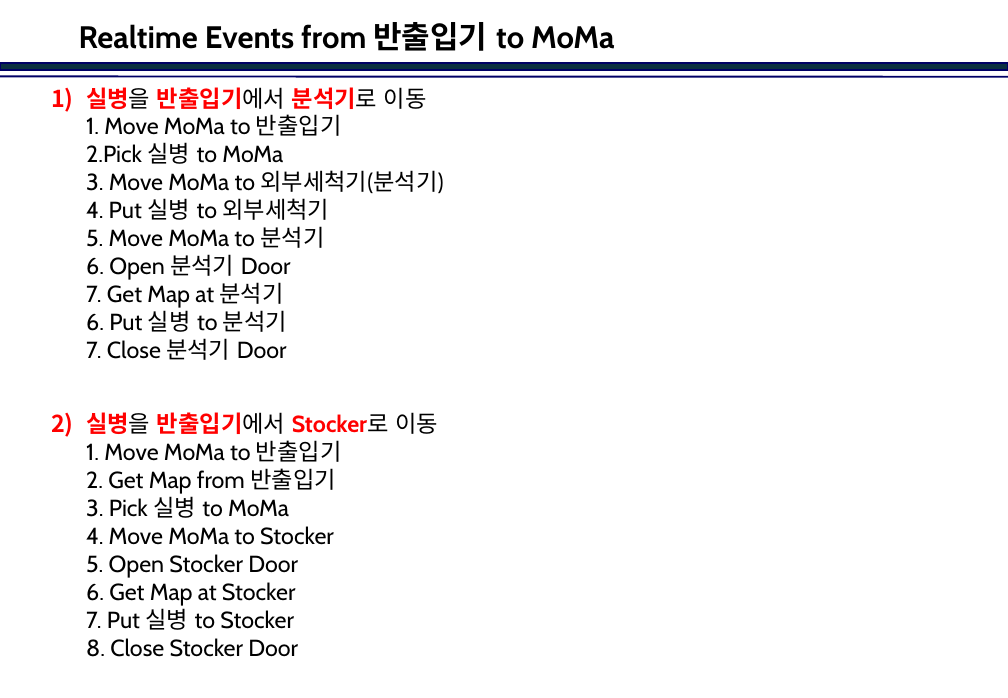
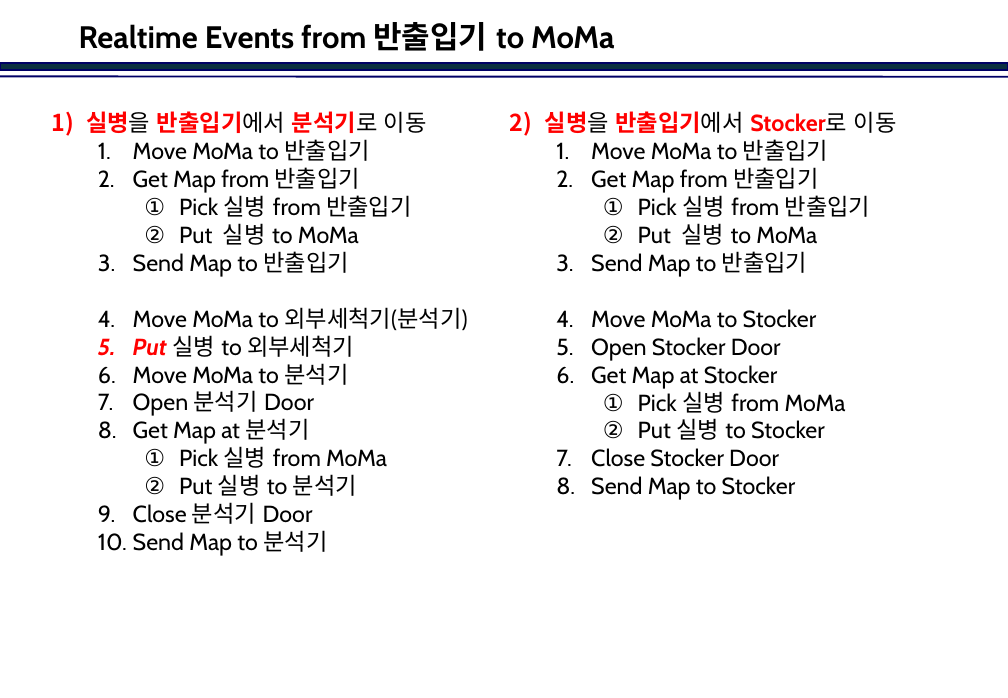
Before and after one commit to jinkabpark/SamickThk_Analysis, a slide deck: slide 16 of 허종원/Travel Scenario.pptx. Drawn at 1008x698 pixels with LibreOffice and Linux fonts; fonts in the diff are those of the drawing; background and template pictures are left out. Boxes give left, top, right and bottom in pixels: in the first picture for what was removed or moved away, otherwise in the second. Text is boxed around its words. In the diff, an @@ line names an element or a change of style, - is before the commit and + after.

```diff
--- a/허종원/Travel Scenario.pptx
+++ b/허종원/Travel Scenario.pptx
@@ text "실병을 반출입기에서 분석기로 이동" at (86,111,467,556): vertical alignment middle to top @@
@@ text at (86,111,467,556): text changed @@
-1) 실병을 반출입기에서 분석기로 이동
-   1. Move MoMa to 반출입기
-   2.Pick 실병 to MoMa
-   3. Move MoMa to 외부세척기(분석기)
-   4. Put 실병 to 외부세척기
-   5. Move MoMa to 분석기
-   6. Open 분석기 Door
-   7. Get Map at 분석기
-   6. Put 실병 to 분석기
-   7. Close 분석기 Door
-2) 실병을 반출입기에서 Stocker로 이동
-   1. Move MoMa to 반출입기
-   2. Get Map from 반출입기
-   3. Pick 실병 to MoMa
-   4. Move MoMa to Stocker
-   5. Open Stocker Door
-   6. Get Map at Stocker
-   7. Put 실병 to Stocker
-   8. Close Stocker Door
+1) 실병을 반출입기에서 분석기로 이동
+  1. Move MoMa to 반출입기
+  2. Get Map from 반출입기
+    1. Pick 실병 from 반출입기
+    2. Put 실병 to MoMa
+  3. Send Map to 반출입기
+  4. Move MoMa to 외부세척기(분석기)
+  5. Put 실병 to 외부세척기
+  6. Move MoMa to 분석기
+  7. Open 분석기 Door
+  8. Get Map at 분석기
+    1. Pick 실병 from MoMa
+    2. Put 실병 to 분석기
+  9. Close 분석기 Door
+  10. Send Map to 분석기
@@ text added at (545,111,897,500), 18 pt, text #000000 @@
+2) 실병을 반출입기에서 Stocker로 이동
+  1. Move MoMa to 반출입기
+  2. Get Map from 반출입기
+    1. Pick 실병 from 반출입기
+    2. Put 실병 to MoMa
+  3. Send Map to 반출입기
+  4. Move MoMa to Stocker
+  5. Open Stocker Door
+  6. Get Map at Stocker
+    1. Pick 실병 from MoMa
+    2. Put 실병 to Stocker
+  7. Close Stocker Door
+  8. Send Map to Stocker
```
Also in this commit, not shown: 1 other slide changed, 3 slides added.
